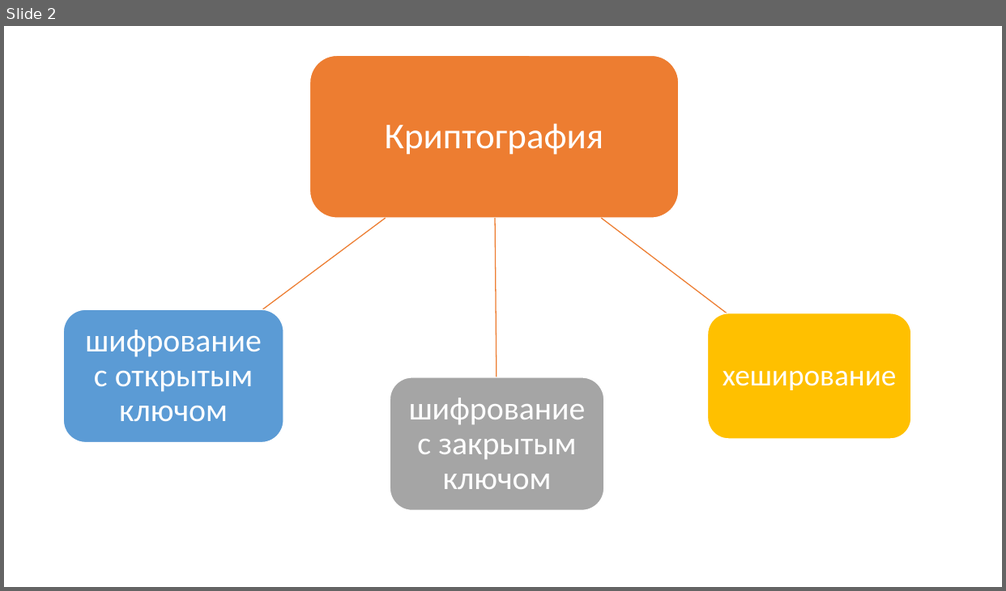
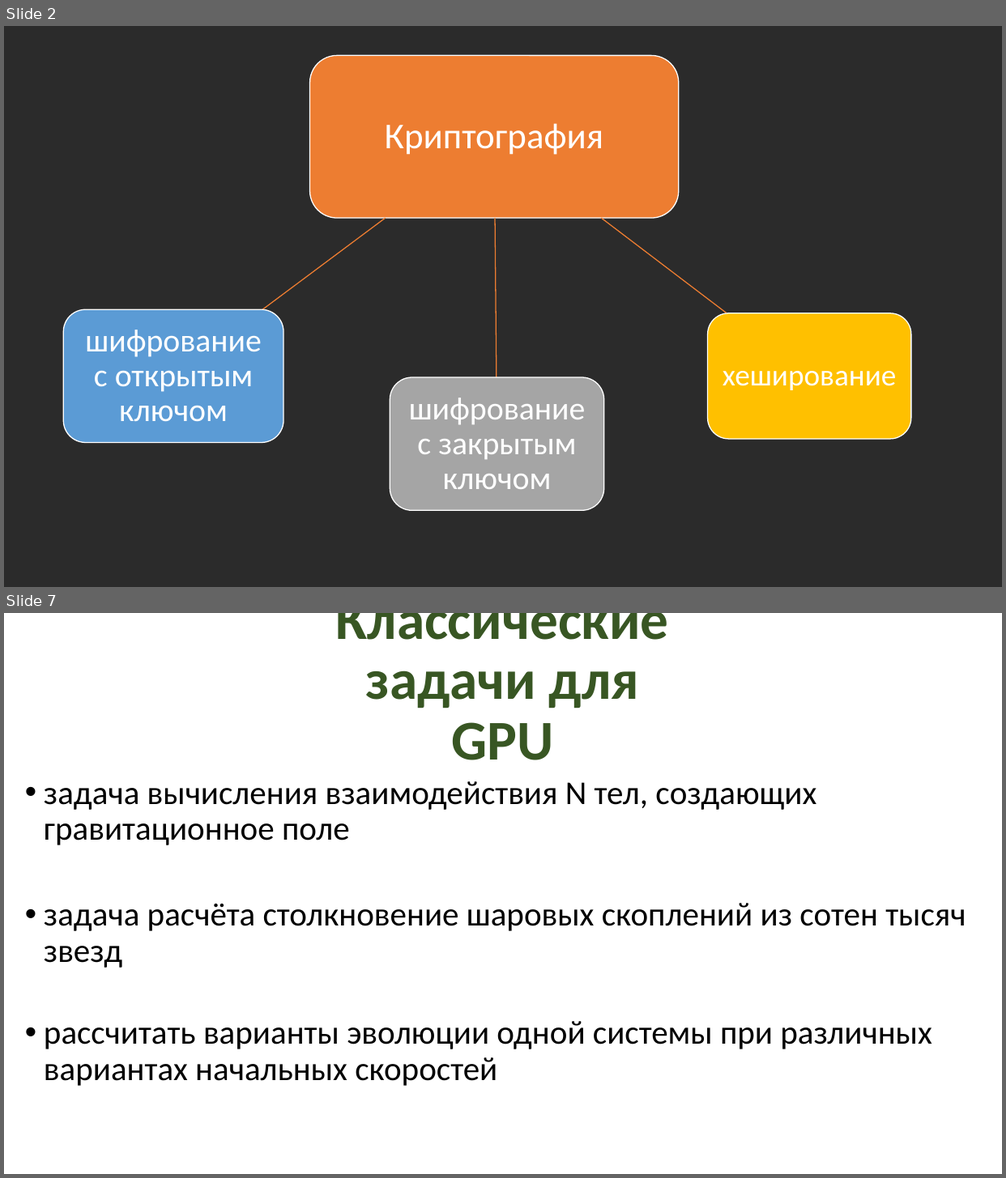
Before and after one commit to MamonovaMaria/Criptography, a slide deck: Взломы с GPU/Атаки с GPU.pptx. Shown one above the other, each under a label of ours: slide 2 before the commit, slides 2 and 7 after it; the slides between them are not shown. The pictures are 1006x591 and 1006x1178 pixels, drawn with LibreOffice and Linux fonts; fonts in the diff are those of the drawing; background and template pictures are left out; a plain dark background stands for a picture behind light text. Boxes give left, top, right and bottom in pixels: in the first picture for what was removed or moved away, otherwise in the second. Text is boxed around its words. In the diff, an @@ line names an element or a change of style, - is before the commit and + after.

```diff
--- a/Взломы с GPU/Атаки с GPU.pptx
+++ b/Взломы с GPU/Атаки с GPU.pptx
@@ slide 7 added at [4, 613, 1002, 1174], background picture (left out) @@
@@ title added at [336, 613, 669, 760], 54 pt, text #385723, bold @@
+Классические задачи для GPU
@@ text added at [44, 781, 965, 1086], 32 pt, text #000000 @@
+• задача вычисления взаимодействия N тел, создающих гравитационное поле
+• задача расчёта столкновение шаровых скоплений из сотен тысяч звезд
+• рассчитать варианты эволюции одной системы при различных вариантах начальных скоростей
@@ slide 2 changed as well @@
@@ background #FFFFFF to picture (left out) @@
```
Also in this commit, not shown: 1 other slide changed, 17 other slides added, 9 slides removed, 4 other files.
